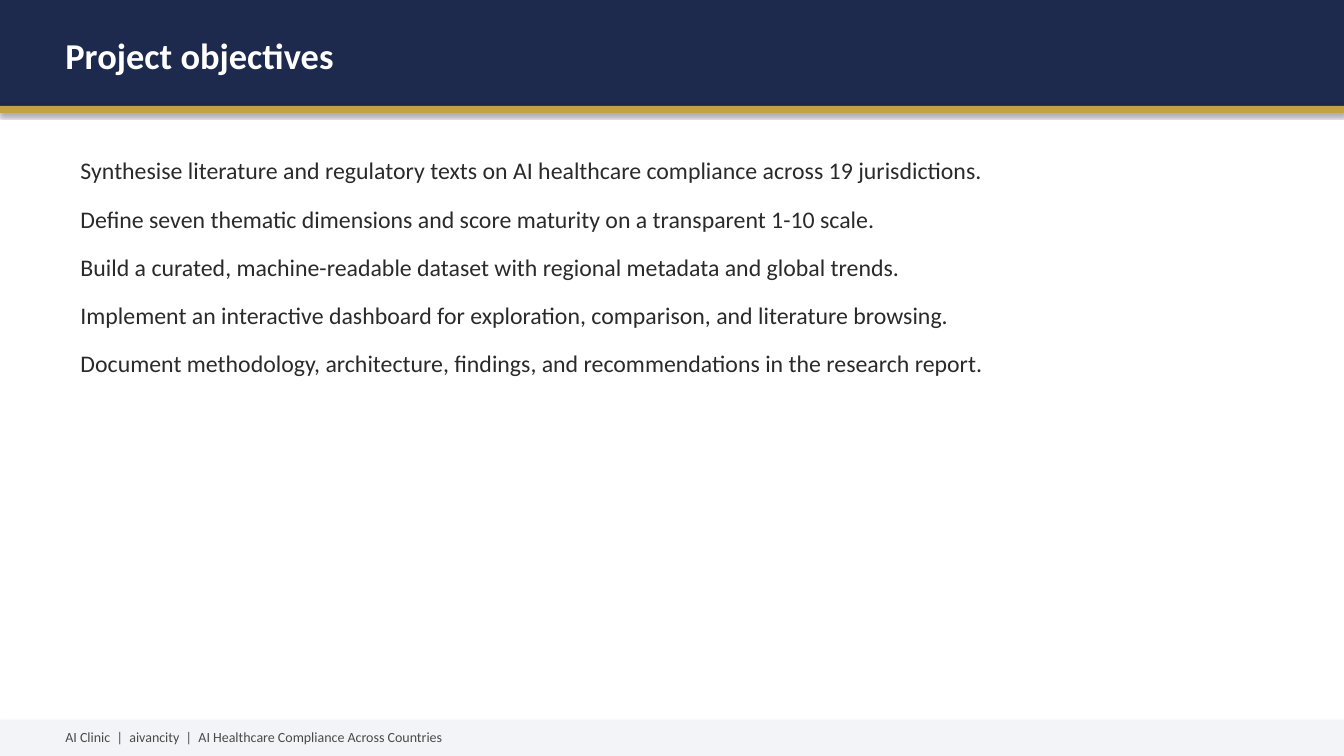
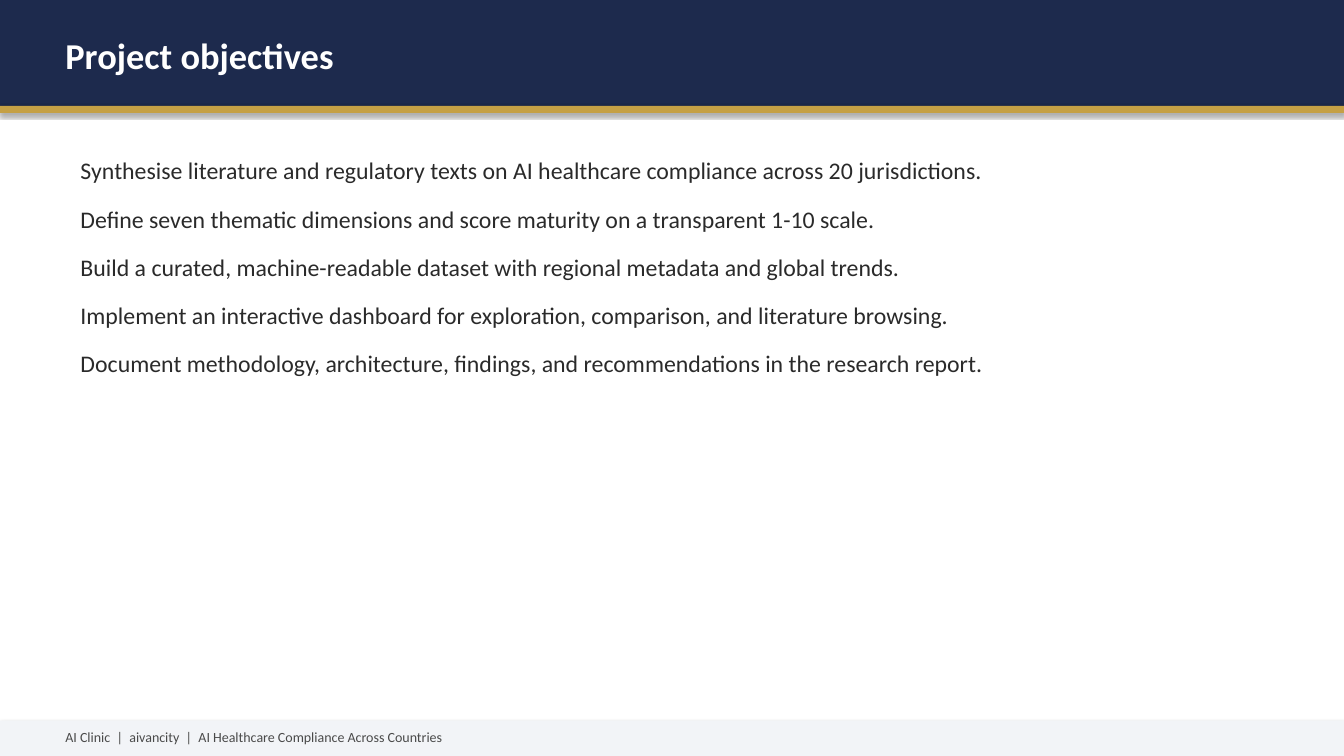
Before and after one commit to remi7025/AI-Clinic, a slide deck: slide 5 of AI_Clinic_Presentation.pptx. Drawn at 1344x756 pixels with LibreOffice and Linux fonts; fonts in the diff are those of the drawing. Boxes give left, top, right and bottom in pixels: in the first picture for what was removed or moved away, otherwise in the second. Text is boxed around its words. In the diff, an @@ line names an element or a change of style, - is before the commit and + after.

```diff
--- a/AI_Clinic_Presentation.pptx
+++ b/AI_Clinic_Presentation.pptx
@@ text at (80,162,981,183): text changed @@
-Synthesise literature and regulatory texts on AI healthcare compliance across 19 jurisdictions.
+Synthesise literature and regulatory texts on AI healthcare compliance across 20 jurisdictions.
```
Also in this commit, not shown: 3 other slides changed, 28 other files.
